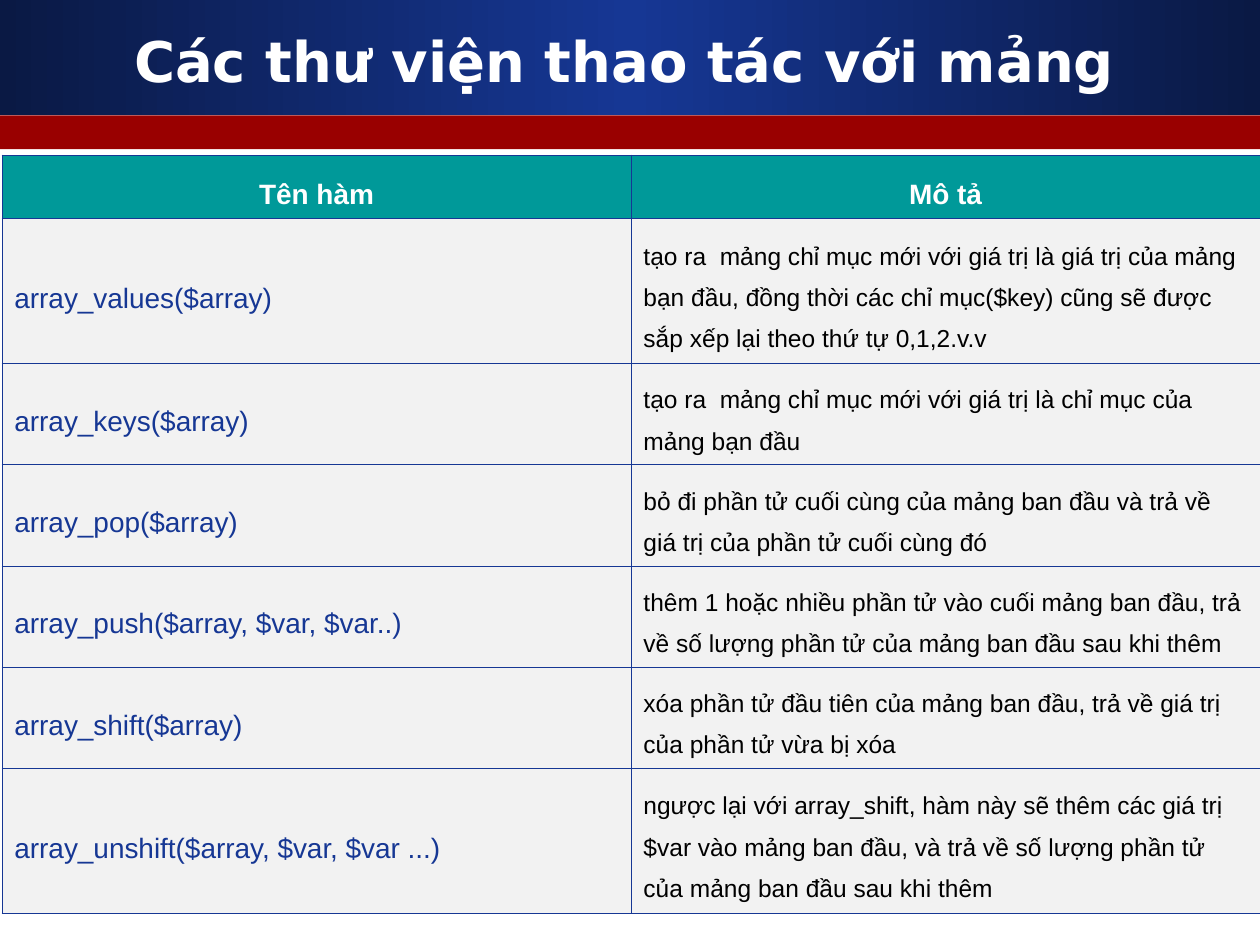
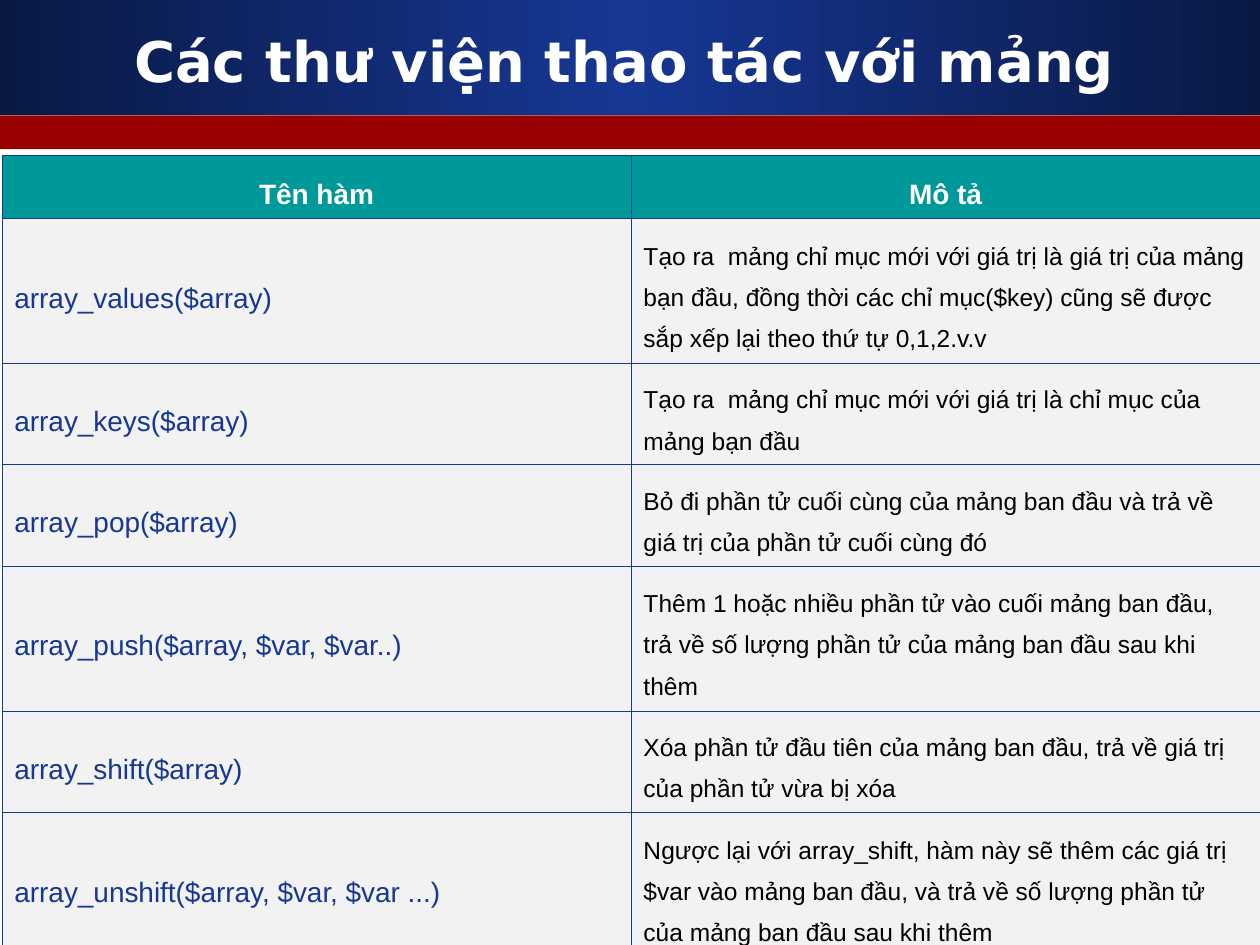
Before and after one commit to melng124/php39_devpro, a slide deck: slide 3 of Day13_PHP_Array/Slides/3_Array_Function_PHP.ppt (slide 4 before the commit). Drawn at 1260x945 pixels with LibreOffice and Linux fonts; fonts in the diff are those of the drawing. Boxes give left, top, right and bottom in pixels: in the first picture for what was removed or moved away, otherwise in the second. Text is boxed around its words. In the diff, an @@ line names an element or a change of style, - is before the commit and + after.

```diff
--- a/Day13_PHP_Array/Slides/3_Array_Function_PHP.ppt
+++ b/Day13_PHP_Array/Slides/3_Array_Function_PHP.ppt
@@ table at [3,155,1260,945] @@
-row 2, column 2: tạo ra mảng chỉ mục mới với giá trị là giá trị của mảng bạn đầu, đồng thời các chỉ mục($key) cũng sẽ được sắp xếp lại theo thứ tự 0,1,2.v.v
+row 2, column 2: Tạo ra mảng chỉ mục mới với giá trị là giá trị của mảng bạn đầu, đồng thời các chỉ mục($key) cũng sẽ được sắp xếp lại theo thứ tự 0,1,2.v.v
-row 3, column 2: tạo ra mảng chỉ mục mới với giá trị là chỉ mục của mảng bạn đầu
+row 3, column 2: Tạo ra mảng chỉ mục mới với giá trị là chỉ mục của mảng bạn đầu
-row 4, column 2: bỏ đi phần tử cuối cùng của mảng ban đầu và trả về giá trị của phần tử cuối cùng đó
+row 4, column 2: Bỏ đi phần tử cuối cùng của mảng ban đầu và trả về giá trị của phần tử cuối cùng đó
-row 5, column 2: thêm 1 hoặc nhiều phần tử vào cuối mảng ban đầu, trả về số lượng phần tử của mảng ban đầu sau khi thêm
+row 5, column 2: Thêm 1 hoặc nhiều phần tử vào cuối mảng ban đầu, trả về số lượng phần tử của mảng ban đầu sau khi thêm
-row 6, column 2: xóa phần tử đầu tiên của mảng ban đầu, trả về giá trị của phần tử vừa bị xóa
+row 6, column 2: Xóa phần tử đầu tiên của mảng ban đầu, trả về giá trị của phần tử vừa bị xóa
-row 7, column 2: ngược lại với array_shift, hàm này sẽ thêm các giá trị $var vào mảng ban đầu, và trả về số lượng phần tử của mảng ban đầu sau khi thêm
+row 7, column 2: Ngược lại với array_shift, hàm này sẽ thêm các giá trị $var vào mảng ban đầu, và trả về số lượng phần tử của mảng ban đầu sau khi thêm
```
Also in this commit, not shown: 3 other slides changed, 1 slide removed, 4 other files.
